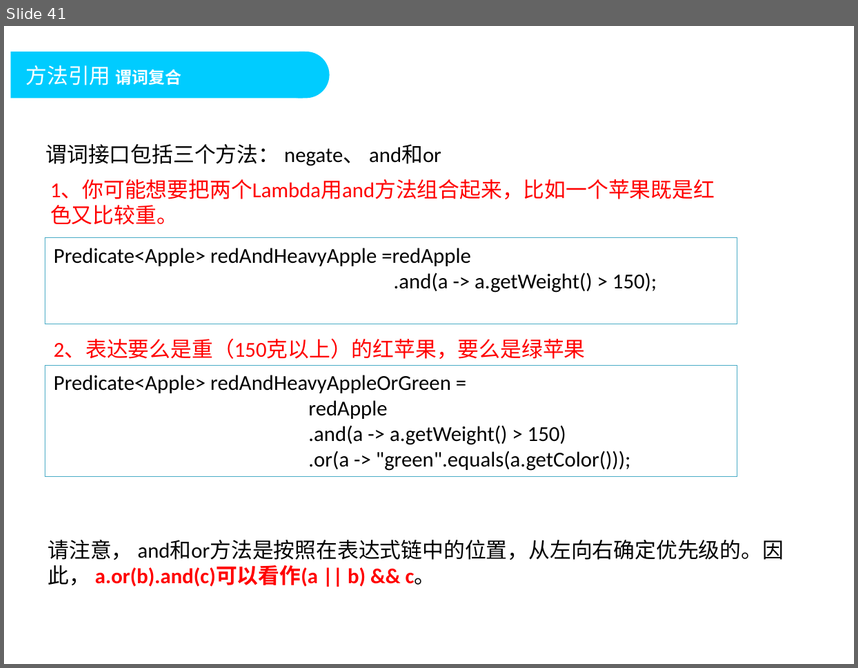
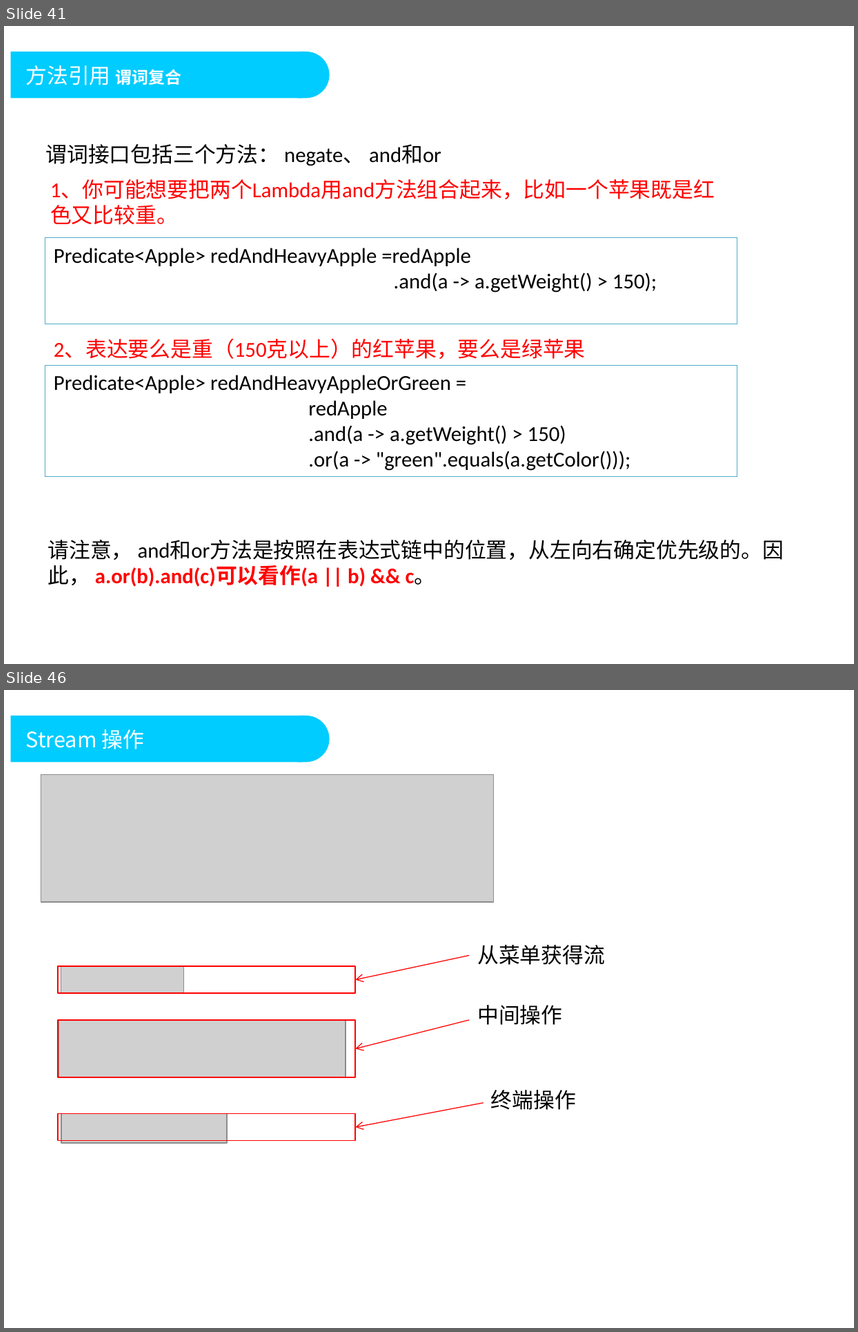
Before and after one commit to DoublePoint/MVC, a slide deck: 04相关插件/Java8/Java高级教程2.pptx. Shown one above the other, each under a label of ours: slide 41 before the commit, slides 41 and 46 after it; the slides between them are not shown. The pictures are 858x668 and 858x1332 pixels, drawn with LibreOffice and Linux fonts; fonts in the diff are those of the drawing; grey boxes stand for pictures; background and template pictures are left out. Boxes give left, top, right and bottom in pixels: in the first picture for what was removed or moved away, otherwise in the second. Text is boxed around its words. In the diff, an @@ line names an element or a change of style, - is before the commit and + after.

```diff
--- a/04相关插件/Java8/Java高级教程2.pptx
+++ b/04相关插件/Java8/Java高级教程2.pptx
@@ slide 46 added at <box>4,690,854,1328</box>, background #FFFFFF; not listed: 2 template elements that a slide beside it also shows @@
@@ text added at <box>26,729,145,749</box>, 18 pt, text #FFFFFF @@
+Stream 操作
@@ picture added at <box>41,775,494,903</box> @@
@@ arrow added from (469, 955) to (355, 980), #FF0000 0.75 pt @@
@@ text added at <box>477,945,605,965</box>, 18 pt, text #000000 @@
+从菜单获得流
@@ rectangle added at <box>59,966,356,993</box>, outline #FF0000 1 pt @@
@@ picture added at <box>61,966,184,993</box> @@
@@ picture added at <box>59,1020,346,1078</box> @@
@@ rectangle added at <box>59,1020,356,1078</box>, outline #FF0000 1 pt @@
@@ arrow added from (469, 1020) to (355, 1049), #FF0000 0.75 pt @@
@@ text added at <box>477,1005,562,1025</box>, 18 pt, text #000000 @@
+中间操作
@@ arrow added from (484, 1103) to (355, 1127), #FF0000 0.75 pt @@
@@ text added at <box>491,1090,576,1110</box>, 18 pt, text #000000 @@
+终端操作
@@ rectangle added at <box>59,1114,356,1140</box>, outline #FF0000 1 pt @@
@@ picture added at <box>61,1114,227,1142</box> @@
```
Also in this commit, not shown: 7 slides changed, 30 other slides added, 30 other files.
